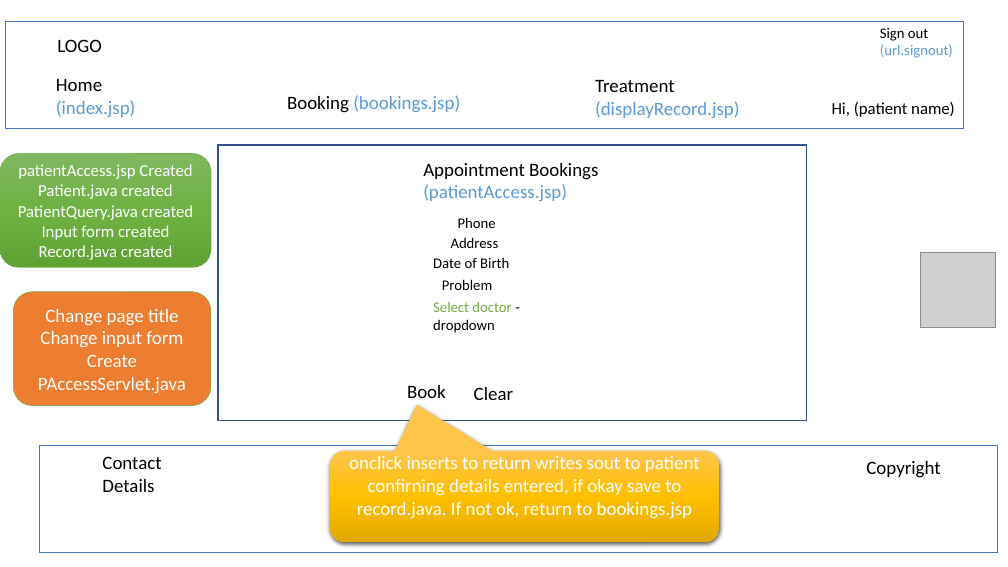
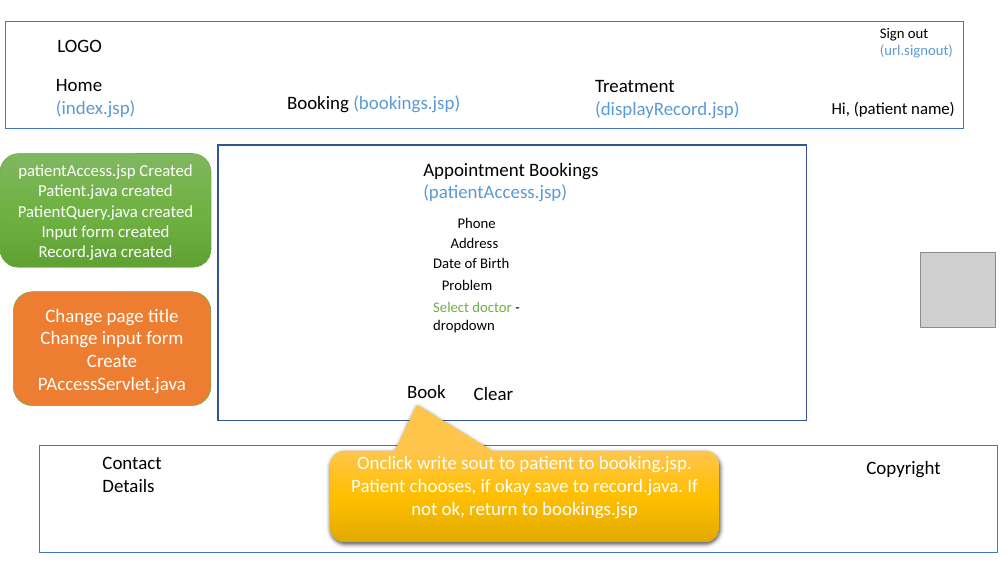
Before and after one commit to aaliceinw/ttagn2, a slide deck: slide 8 of Hospital Management Designv2.pptx (slide 7 before the commit). Drawn at 1008x567 pixels with LibreOffice and Linux fonts; fonts in the diff are those of the drawing; grey boxes stand for pictures. Boxes give left, top, right and bottom in pixels: in the first picture for what was removed or moved away, otherwise in the second. Text is boxed around its words. In the diff, an @@ line names an element or a change of style, - is before the commit and + after.

```diff
--- a/Hospital Management Designv2.pptx
+++ b/Hospital Management Designv2.pptx
@@ text in rounded speech box at [351,456,698,519]: text changed @@
-onclick inserts to return writes sout to patient confirning details entered, if okay save to record.java. If not ok, return to bookings.jsp
+Onclick write sout to patient to booking.jsp. Patient chooses, if okay save to record.java. If not ok, return to bookings.jsp
```
Also in this commit, not shown: 2 other slides changed, 1 slide added, 6 other files.
